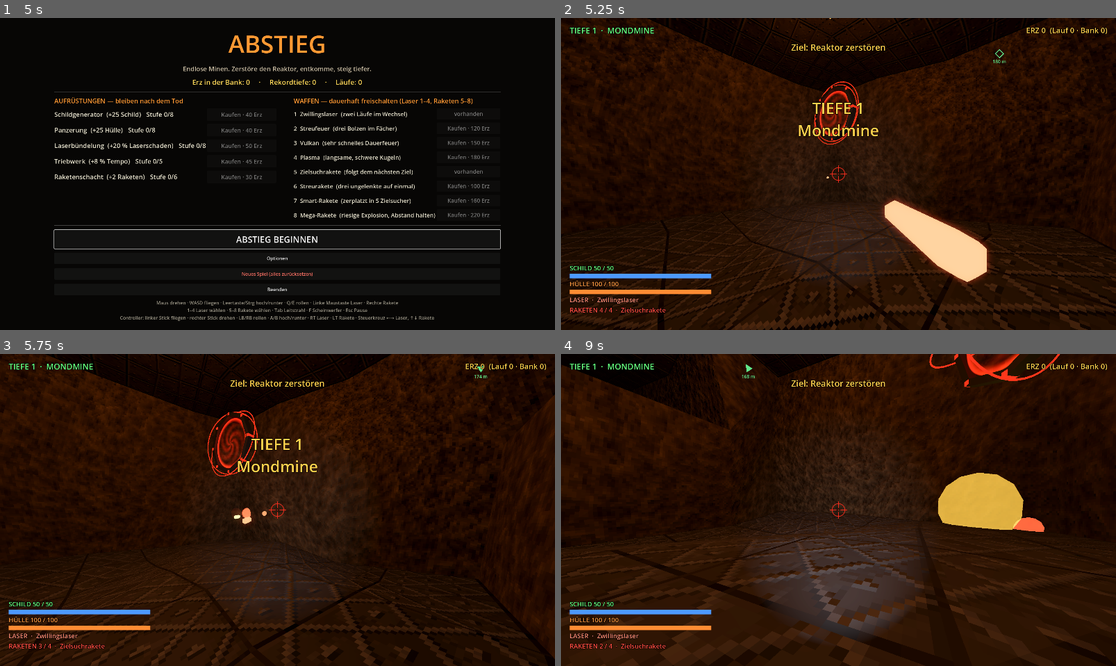
Above: before the commit, frames 1-4 (two rows, left to right).
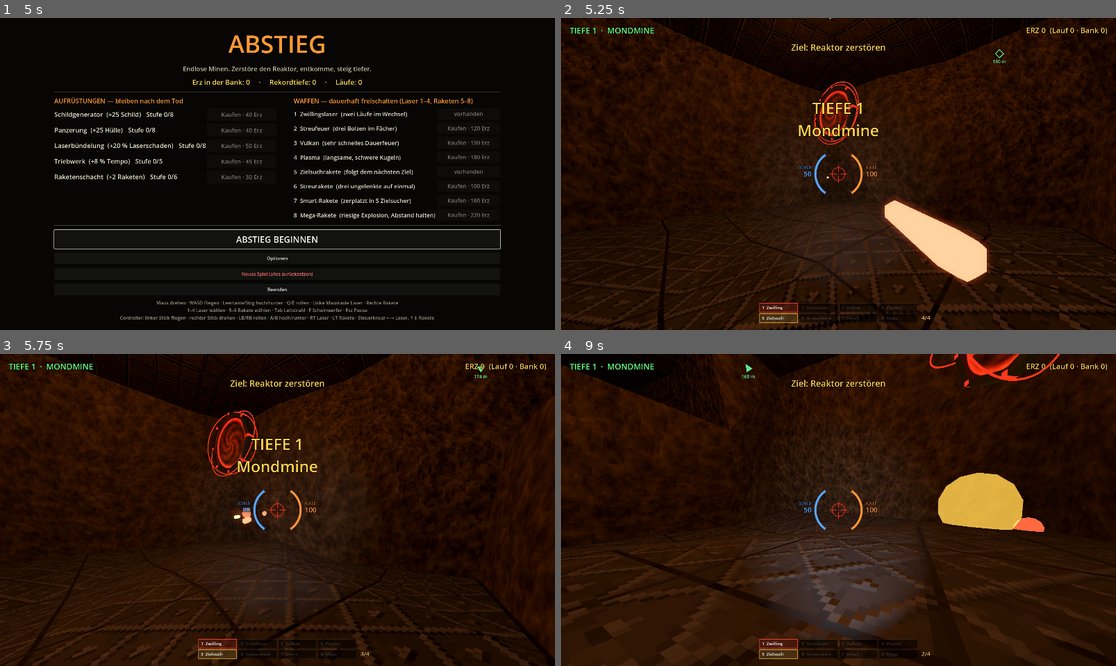
Above: after the commit, the same moments.

Repository: StevFischer/abstieg
Game: Godot game, scene res://scenes/main.tscn
Two runs of this game, one before a commit and one after it. Both use one fixed random seed, a clock stepped at 60 frames per second and the inputs below.
Inputs (mouse positions are in pixels of both pictures, inside the frame that each line leads up to):
- Up to frame 1 (5 s): click "Neues Spiel (alles zurücksetz…" at 0.5 s; click "Neues Spiel (alles zurücksetz…" at 1.25 s; click "ABSTIEG BEGINNEN" at 2 s; click "Abbrechen" at 2.75 s; click "Optionen" at 3.5 s; click "Zurück" at 4.25 s
- Up to frame 2 (5.25 s): tap Enter at 5 s; move the mouse to (960, 158) at 5.02 s; press the mouse at (960, 158) at 5.03 s; hold D (rechts) from 5.03 s (still down)
- Up to frame 3 (5.75 s): keep holding D (rechts); right-click (399, 494) at 5.3 s
- Up to frame 4 (9 s): move the mouse to (810, 510) at 5.77 s; release D (rechts) at 5.78 s; release the mouse at (810, 510) at 5.78 s; hold A (links) 5.78-6.53 s; right-click (810, 510) at 5.85 s; tap Ctrl (runter) at 6.05, 6.6 s; move the mouse to (849, 503) at 6.52 s; hold D (rechts) 6.53-8.03 s; tap W (vor) at 6.8, 7.35 s; move the mouse to (832, 516) at 7.27 s; click (832, 516) at 7.55 s; move the mouse to (877, 513) at 8.02 s; press the mouse at (877, 513) at 8.03 s; hold A (links) from 8.03 s (still down); right-click (877, 513) at 8.3 s; move the mouse to (794, 506) at 8.77 s; release the mouse at (794, 506) at 8.78 s; tap Space (hoch) at 8.85 s

Frame 1 is identical in both runs. In frame 2, 2.2% of the frame differs, in the area x 1-67%, y 43-98%; in frame 3, 2.1%; in frame 4, 2.4%.

Commit message:
HUD: Schild- und Hüllenbogen ums Fadenkreuz, Waffenleiste unten mittig (Laser 1-4, Raketen 5-8, Vorrat)
Co-Authored-By: Claude Opus 5.5 <noreply@anthropic.com>

Diff:
--- a/scripts/HUD.gd
+++ b/scripts/HUD.gd
@@ -1,17 +1,21 @@
 class_name HUD
 extends CanvasLayer
-## Cockpitanzeige: Schild, Energie, Raketen, Tiefe, Erz, Ziel — und der Leitstrahl.
+## Cockpitanzeige wie im Descent-Cockpit: Schild (blauer Bogen links) und Hülle (orangener Bogen rechts)
+## ums Fadenkreuz, darunter die Waffenleiste (Laser 1–4, Raketen 5–8). Dazu Tiefe, Erz, Ziel, Leitstrahl.
 
 const GRUEN := Color(0.4, 1.0, 0.5)
 const GELB := Color(1.0, 0.82, 0.3)
 const ROT := Color(1.0, 0.3, 0.25)
 
-var _schild: ProgressBar
-var _huelle: ProgressBar
-var _huelle_txt: Label
-var _schild_txt: Label
-var _raketen: Label
-var _laser: Label
+const BLAU := Color(0.35, 0.65, 1.0)
+const ORANGE := Color(1.0, 0.58, 0.22)
+const BOGEN_R := 80.0
+const BOGEN_SPANNE := 110.0      ## Grad je Bogen
+const KURZ := {"zwilling": "Zwilling", "streu": "Streufeuer", "vulkan": "Vulkan", "plasma": "Plasma",
+	"zielsuch": "Zielsuch", "streu_r": "Streurakete", "smart": "Smart", "mega": "Mega"}
+
+var _schiff: Schiff
+var _zeit := 0.0
 var _tiefe: Label
 var _erz: Label
 var _status: Label
@@ -49,21 +53,6 @@
 	_zeichnung.draw.connect(_zeichnen)
 	wurzel.add_child(_zeichnung)
 
-	var unten := VBoxContainer.new()
-	_ecke(unten, 0, 1, Vector2(30, -230), Vector2(520, -30))
-	wurzel.add_child(unten)
-	_schild_txt = _label("SCHILD", 22, GRUEN)
-	unten.add_child(_schild_txt)
-	_schild = _balken(Color(0.3, 0.6, 1.0))
-	unten.add_child(_schild)
-	_huelle_txt = _label("HÜLLE", 22, Color(1.0, 0.6, 0.25))
-	unten.add_child(_huelle_txt)
-	_huelle = _balken(Color(1.0, 0.55, 0.2))
-	unten.add_child(_huelle)
-	_laser = _label("LASER", 22, Color(1.0, 0.55, 0.45))
-	unten.add_child(_laser)
-	_raketen = _label("RAKETEN 0", 22, ROT)
-	unten.add_child(_raketen)
 
 	_tiefe = _label("", 28, GRUEN)
 	_ecke(_tiefe, 0, 0, Vector2(30, 24), Vector2(700, 70))
@@ -95,6 +84,79 @@
 	wurzel.add_child(_aufnahme)
 
 
+## Schild links, Hülle rechts: Bögen ums Fadenkreuz, füllen sich von unten nach oben.
+func _boegen(m: Vector2) -> void:
+	if _schiff == null or not is_instance_valid(_schiff):
+		return
+	var f := ThemeDB.fallback_font
+	var puls := 0.55 + 0.45 * sin(_zeit * 8.0)
+	for links in [true, false]:
+		var wert: float = _schiff.schild if links else _schiff.huelle
+		var maxi: float = _schiff.schild_max if links else _schiff.huelle_max
+		var anteil := clampf(wert / maxf(maxi, 1.0), 0.0, 1.0)
+		var farbe := BLAU if links else ORANGE
+		if anteil < 0.3:
+			farbe = Color(ROT, puls)          # knapp: rot und pulsierend
+		var mitte_w := 180.0 if links else 0.0
+		# Bildschirm-y zeigt nach unten: links ist "unten" bei 180°−55°, rechts bei 0°+55°.
+		var unten_w := deg_to_rad(mitte_w + BOGEN_SPANNE / 2.0 * (-1.0 if links else 1.0))
+		var oben_w := deg_to_rad(mitte_w - BOGEN_SPANNE / 2.0 * (-1.0 if links else 1.0))
+		_zeichnung.draw_arc(m, BOGEN_R, unten_w, oben_w, 40, Color(0, 0, 0, 0.45), 9.0, true)
+		_zeichnung.draw_arc(m, BOGEN_R, unten_w, oben_w, 40, Color(farbe, 0.18), 7.0, true)
+		if anteil > 0.0:
+			_zeichnung.draw_arc(m, BOGEN_R, unten_w, lerpf(unten_w, oben_w, anteil), 40, farbe, 7.0, true)
+		# Endkappen als feine Striche
+		for w in [unten_w, oben_w]:
+			var r := Vector2(cos(w), sin(w))
+			_zeichnung.draw_line(m + r * (BOGEN_R - 7), m + r * (BOGEN_R + 7), Color(farbe, 0.6), 1.5)
+		var x := m.x - BOGEN_R - 64 if links else m.x + BOGEN_R + 14
+		var zahl := "%d" % ceili(wert)
+		_zeichnung.draw_string_outline(f, Vector2(x, m.y + 8), zahl, HORIZONTAL_ALIGNMENT_RIGHT if links else HORIZONTAL_ALIGNMENT_LEFT, 50, 24, 5, Color(0, 0, 0, 0.85))
+		_zeichnung.draw_string(f, Vector2(x, m.y + 8), zahl, HORIZONTAL_ALIGNMENT_RIGHT if links else HORIZONTAL_ALIGNMENT_LEFT, 50, 24, farbe)
+		var name := "SCHILD" if links else "HÜLLE"
+		_zeichnung.draw_string_outline(f, Vector2(x, m.y - 18), name, HORIZONTAL_ALIGNMENT_RIGHT if links else HORIZONTAL_ALIGNMENT_LEFT, 50, 12, 4, Color(0, 0, 0, 0.85))
+		_zeichnung.draw_string(f, Vector2(x, m.y - 18), name, HORIZONTAL_ALIGNMENT_RIGHT if links else HORIZONTAL_ALIGNMENT_LEFT, 50, 12, Color(farbe, 0.8))
+
+
+## Waffenleiste unten mittig: oben Laser 1–4, unten Raketen 5–8; gewählte hell umrandet,
+## gesperrte (noch nicht gekauft) blass. Rechts daneben der Raketenvorrat.
+func _waffenleiste() -> void:
+	if _schiff == null or not is_instance_valid(_schiff):
+		return
+	var f := ThemeDB.fallback_font
+	var b := 132.0
+	var h := 30.0
+	var abst := 6.0
+	var breite := 4 * b + 3 * abst
+	var start := Vector2((_zeichnung.size.x - breite) / 2.0, _zeichnung.size.y - 2 * h - abst - 26)
+	for reihe in 2:
+		var liste: Array = Waffen.LASER if reihe == 0 else Waffen.RAKETEN
+		var gewaehlt: String = _schiff.laser_wahl if reihe == 0 else _schiff.rakete_wahl
+		for i in 4:
+			var w: Dictionary = liste[i]
+			var r := Rect2(start + Vector2(i * (b + abst), reihe * (h + abst)), Vector2(b, h))
+			var frei: bool = w.id in _schiff.waffen_frei
+			var an: bool = w.id == gewaehlt
+			var farbe: Color = w.farbe
+			_zeichnung.draw_rect(r, Color(0, 0, 0, 0.55))
+			if an:
+				_zeichnung.draw_rect(r, Color(farbe, 0.22))
+				_zeichnung.draw_rect(r, Color(farbe, 0.95), false, 2.0)
+			else:
+				_zeichnung.draw_rect(r, Color(1, 1, 1, 0.18 if frei else 0.07), false, 1.0)
+			var taste := i + 1 + reihe * 4
+			var text := "%d  %s" % [taste, KURZ.get(w.id, w.name)]
+			var tf := Color(1, 1, 1, 0.95) if an else (Color(0.85, 0.85, 0.85, 0.75) if frei else Color(0.6, 0.6, 0.6, 0.3))
+			_zeichnung.draw_string(f, r.position + Vector2(8, 20), text, HORIZONTAL_ALIGNMENT_LEFT, b - 10, 15, tf)
+			if reihe == 1 and frei and int(w.kosten_munition) > 1:
+				_zeichnung.draw_string(f, r.position + Vector2(b - 26, 20), "×%d" % w.kosten_munition, HORIZONTAL_ALIGNMENT_LEFT, 24, 12, Color(tf, tf.a * 0.7))
+	# Raketenvorrat rechts neben der Raketenreihe
+	var vorrat := start + Vector2(breite + 14, h + abst)
+	var knapp: bool = _schiff.raketen < int(Waffen.finde(_schiff.rakete_wahl).kosten_munition)
+	_zeichnung.draw_string_outline(f, vorrat + Vector2(0, 21), "%d/%d" % [_schiff.raketen, _schiff.raketen_max], HORIZONTAL_ALIGNMENT_LEFT, 80, 20, 5, Color(0, 0, 0, 0.85))
+	_zeichnung.draw_string(f, vorrat + Vector2(0, 21), "%d/%d" % [_schiff.raketen, _schiff.raketen_max], HORIZONTAL_ALIGNMENT_LEFT, 80, 20, ROT if knapp else Color(1.0, 0.75, 0.4))
+
+
 func _ecke(c: Control, ax: float, ay: float, von: Vector2, bis: Vector2) -> void:
 	c.anchor_left = ax
 	c.anchor_right = ax
@@ -135,17 +197,8 @@
 
 
 func werte(s: Schiff) -> void:
-	_schild.max_value = s.schild_max
-	_schild.value = s.schild
-	_schild_txt.text = "SCHILD %d / %d" % [ceili(s.schild), int(s.schild_max)]
-	_schild_txt.add_theme_color_override("font_color", GELB if s.schild < s.schild_max * 0.3 else GRUEN)
-	_huelle.max_value = s.huelle_max
-	_huelle.value = s.huelle
-	_huelle_txt.text = "HÜLLE %d / %d" % [ceili(s.huelle), int(s.huelle_max)]
-	_huelle_txt.add_theme_color_override("font_color", ROT if s.huelle < s.huelle_max * 0.3 else Color(1.0, 0.6, 0.25))
-	var r := Waffen.finde(s.rakete_wahl)
-	_raketen.text = "RAKETEN %d / %d  ·  %s" % [s.raketen, s.raketen_max, r.name]
-	_laser.text = "LASER  ·  %s" % Waffen.finde(s.laser_wahl).name
+	_schiff = s
+	_zeit = Time.get_ticks_msec() / 1000.0
 	_zeichnung.queue_redraw()
 
 
@@ -207,6 +260,8 @@
 func _zeichnen() -> void:
 	# Zielkreuz: rot, mit Kreis drumherum
 	var m := _zeichnung.size / 2.0
+	_boegen(m)
+	_waffenleiste()
 	var f := Color(1.0, 0.18, 0.12, 0.9)
 	for r in [Vector2(1, 0), Vector2(-1, 0), Vector2(0, 1), Vector2(0, -1)]:
 		_zeichnung.draw_line(m + r * 7.0, m + r * 30.0, f, 2.0)
